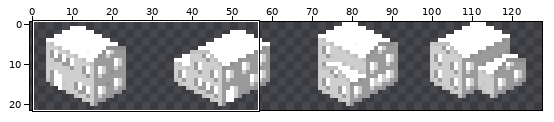
Sprite sheet, stored at 1x1_2_walls_UPG.png. The picture above shows the old version from afar; the outline marks the close-up.
Close-up. Before:
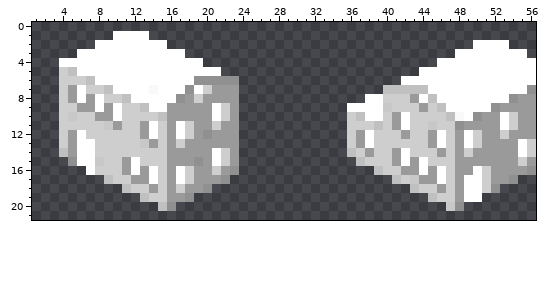
The file is 128x22 pixels. Colours within 5 levels of each other are drawn and written as one. Shown: x 1..56, y 0..21.
After:
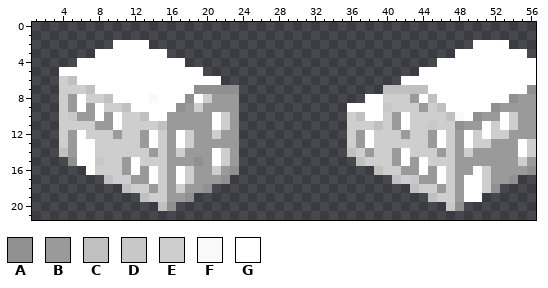
Palette (. is transparent): A #909090  B #9a9a9a  C #c0c0c0  D #c8c8c8  E #cecece  F #f9f9f9  G #ffffff
The edit:
y 1: x 10..13 GGGG -> ....
y 2: x 8..9 GG -> ..; x 14..15 GG -> ..
y 3: x 6..7 GG -> ..; x 16..17 GG -> ..
y 4: x 4..5 GG -> ..; x 18..19 GG -> ..
y 5: x 4..5 EC -> GG; x 20..21 GG -> ..
y 6: x 5..7 EEC -> CGG; x 19..23 AAAAA -> GGG..
y 7: x 5..9 BGEEC -> EECGG; x 14 F -> G; x 18..23 AGEBBB -> GAAAAA
y 8: x 7..11 BGEEC -> EECGG; x 14 G -> F; x 17..20 ABEB -> GAGE
y 9: x 5..6 EB -> BG; x 9..13 BGEEC -> EECGG; x 16..17 BB -> GA; x 19 B -> E; x 21..22 GE -> BB
y 10: x 6..8 EEB -> BBG; x 13..15 EEC -> CGG
y 11: x 8..10 EDB -> BBG; x 13..15 BGE -> EEC; x 17..18 GE -> BB; x 21..22 EB -> GE; x 51..52 BB -> GE
y 12: x 10 E -> B; x 20..21 AB -> BE; x 51..52 BB -> GE
y 13: x 13..14 DB -> BG; x 17..18 EB -> GE; x 51 B -> E
y 14: x 14 E -> B; x 17 B -> E
